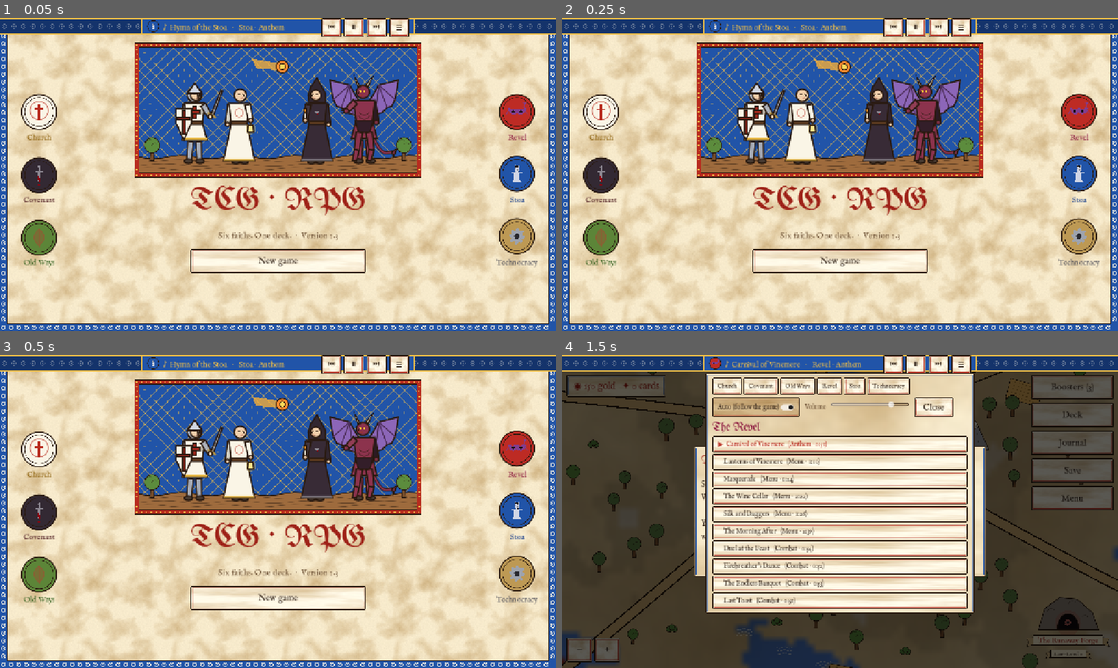
Above: before the commit, frames 1-4 (two rows, left to right).
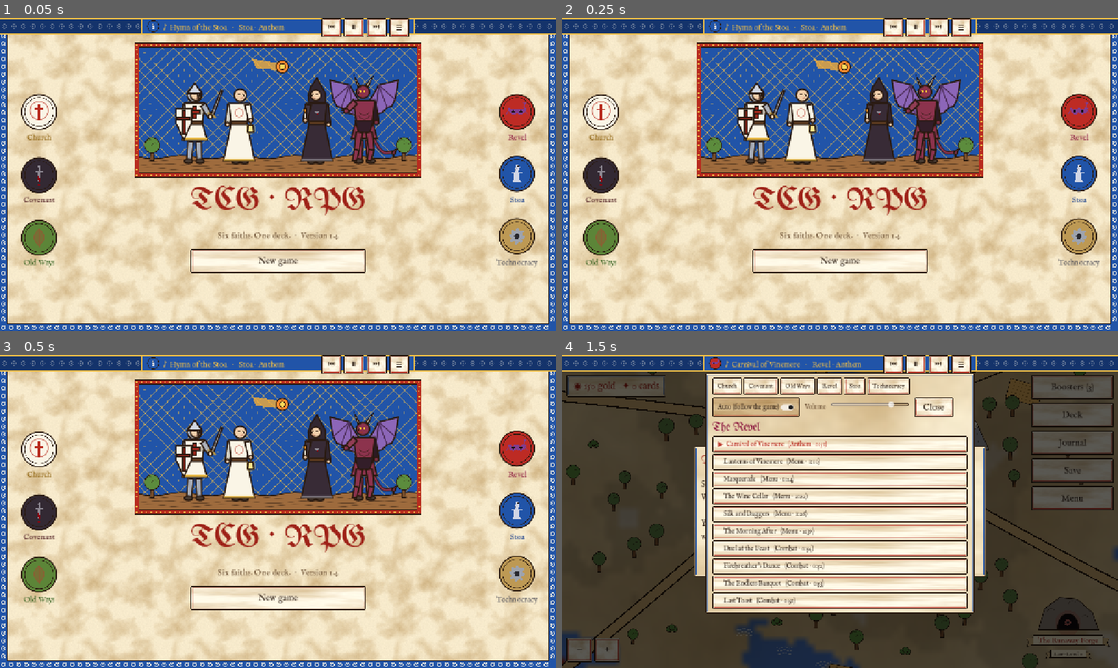
Above: after the commit, the same moments.

Repository: cavaleirobrancopensante/TCG-RPG
Game: Godot game, scene res://scenes/main.tscn
Two runs of this game, one before a commit and one after it. Both use one fixed random seed, a clock stepped at 60 frames per second and the inputs below.
Inputs:
- Up to frame 1 (0.05 s): no input
- Up to frame 2 (0.25 s): no input
- Up to frame 3 (0.5 s): no input
- Up to frame 4 (1.5 s): click "New game" at 0.5 s; click "♪ Carnival of Vinemere · Reve…" at 1.25 s

The runs differ from the first frame. In frame 1, 0.2% of the frame differs, in the area x 27-94%, y 2-71%; in frame 2, 0.2%; in frame 3, 0.2%; in frame 4, nothing differs.

Commit message:
Version 1.4: Stoa owl drawn in profile
Co-Authored-By: Claude Opus 5.5 <noreply@anthropic.com>
Claude-Session: https://claude.ai/code/session_01HitH66itUkjde1DxHgtaC5

Diff:
--- a/project.godot
+++ b/project.godot
@@ -12,7 +12,7 @@
 
 config/name="TCG-RPG"
 config/description="A card-battle RPG: MTG-style rules, Yu-Gi-Oh!-style summons, open world."
-config/version="1.3"
+config/version="1.4"
 run/main_scene="res://scenes/main.tscn"
 config/features=PackedStringArray("4.7", "GL Compatibility")
 
--- a/scripts/ui/ui_kit.gd
+++ b/scripts/ui/ui_kit.gd
@@ -220,21 +220,38 @@
 			ci.draw_circle(c + Vector2(-r * 0.46, -r * 0.08), r * 0.09, col)                  # volutes
 			ci.draw_circle(c + Vector2(r * 0.46, -r * 0.08), r * 0.09, col)
 			# the owl
-			# body: a tall egg, folded wings marked by two curves
-			ci.draw_colored_polygon(Tapestry.ellipse(c + Vector2(0, -r * 0.44), r * 0.24, r * 0.32, 18), col)
-			ci.draw_arc(c + Vector2(-r * 0.30, -r * 0.42), r * 0.22, -PI * 0.25, PI * 0.35, 8, Color(0, 0, 0, col.a * 0.35), maxf(1.0, width * 0.4), true)
-			ci.draw_arc(c + Vector2(r * 0.30, -r * 0.42), r * 0.22, PI * 0.65, PI * 1.25, 8, Color(0, 0, 0, col.a * 0.35), maxf(1.0, width * 0.4), true)
-			# head: broad and flat with small ear tufts
-			ci.draw_colored_polygon(PackedVector2Array([c + Vector2(-r * 0.24, -r * 0.62), c + Vector2(-r * 0.24, -r * 0.84),
-				c + Vector2(-r * 0.17, -r * 0.94), c + Vector2(-r * 0.10, -r * 0.86), c + Vector2(r * 0.10, -r * 0.86),
-				c + Vector2(r * 0.17, -r * 0.94), c + Vector2(r * 0.24, -r * 0.84), c + Vector2(r * 0.24, -r * 0.62)]), col)
-			for sgn in [-1.0, 1.0]:
-				ci.draw_circle(c + Vector2(sgn * r * 0.10, -r * 0.74), r * 0.085, dark)
-				ci.draw_circle(c + Vector2(sgn * r * 0.10, -r * 0.74), r * 0.035, col)
-			ci.draw_colored_polygon(PackedVector2Array([c + Vector2(-r * 0.04, -r * 0.67), c + Vector2(r * 0.04, -r * 0.67), c + Vector2(0, -r * 0.58)]), dark)
+			# the owl, in profile facing right
+			# tail feathers spilling over the back of the capital
+			ci.draw_colored_polygon(PackedVector2Array([c + Vector2(-r * 0.16, -r * 0.30), c + Vector2(-r * 0.40, -r * 0.06),
+				c + Vector2(-r * 0.30, -r * 0.02), c + Vector2(-r * 0.06, -r * 0.22)]), col)
+			# body leaning slightly forward
+			var body := PackedVector2Array()
+			for k in 19:
+				var a := TAU * k / 18.0
+				var v := Vector2(cos(a) * r * 0.21, sin(a) * r * 0.30).rotated(0.22)
+				body.append(c + Vector2(0, -r * 0.44) + v)
+			ci.draw_colored_polygon(body, col)
+			# folded wing along the side
+			ci.draw_colored_polygon(PackedVector2Array([c + Vector2(-r * 0.04, -r * 0.62), c + Vector2(-r * 0.20, -r * 0.42),
+				c + Vector2(-r * 0.22, -r * 0.20), c + Vector2(-r * 0.04, -r * 0.30)]), col)
+			ci.draw_polyline(PackedVector2Array([c + Vector2(-r * 0.04, -r * 0.62), c + Vector2(-r * 0.20, -r * 0.42),
+				c + Vector2(-r * 0.22, -r * 0.20)]), Color(0, 0, 0, col.a * 0.35), maxf(1.0, width * 0.4), true)
+			for k in 3:
+				ci.draw_line(c + Vector2(-r * (0.08 + k * 0.04), -r * (0.50 - k * 0.09)), c + Vector2(-r * (0.16 + k * 0.02), -r * (0.40 - k * 0.09)),
+					Color(0, 0, 0, col.a * 0.3), maxf(1.0, width * 0.3))
+			# round head with one ear tuft at the back
+			ci.draw_circle(c + Vector2(r * 0.06, -r * 0.76), r * 0.18, col)
+			ci.draw_colored_polygon(PackedVector2Array([c + Vector2(-r * 0.10, -r * 0.84), c + Vector2(-r * 0.10, -r * 1.02),
+				c + Vector2(r * 0.04, -r * 0.90)]), col)
+			# eye and hooked beak
+			ci.draw_circle(c + Vector2(r * 0.12, -r * 0.79), r * 0.075, dark)
+			ci.draw_circle(c + Vector2(r * 0.13, -r * 0.79), r * 0.03, col)
+			ci.draw_colored_polygon(PackedVector2Array([c + Vector2(r * 0.21, -r * 0.76), c + Vector2(r * 0.33, -r * 0.70),
+				c + Vector2(r * 0.27, -r * 0.62), c + Vector2(r * 0.20, -r * 0.66)]), col)
+			ci.draw_line(c + Vector2(r * 0.21, -r * 0.70), c + Vector2(r * 0.29, -r * 0.67), dark, maxf(1.0, width * 0.3))
 			# talons gripping the capital
-			for x in [-0.08, 0.08]:
-				ci.draw_line(c + Vector2(r * x, -r * 0.14), c + Vector2(r * x, -r * 0.20), dark, maxf(1.0, width * 0.4))
+			for x in [0.0, 0.10]:
+				ci.draw_line(c + Vector2(r * x, -r * 0.14), c + Vector2(r * (x + 0.04), -r * 0.20), dark, maxf(1.0, width * 0.4))
 		_:           # machine: cog
 			var teeth := 8
 			var pts := PackedVector2Array()
Not shown, changed: README.md
